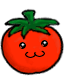
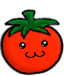
Revision of a layered (64, 76) image; what changed, layer by layer:
painted on "Nuovo livello" over [0, 24, 63, 76]
